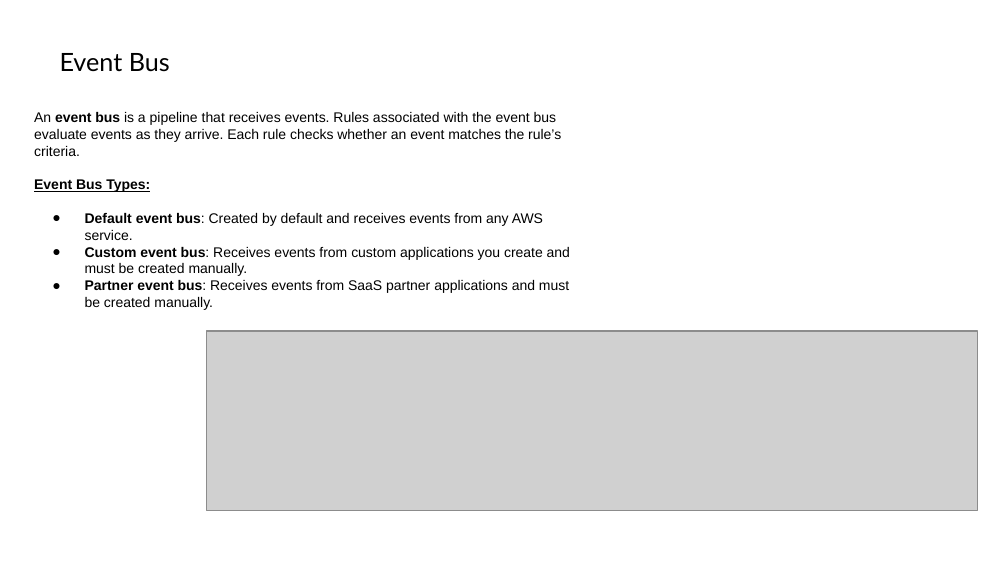
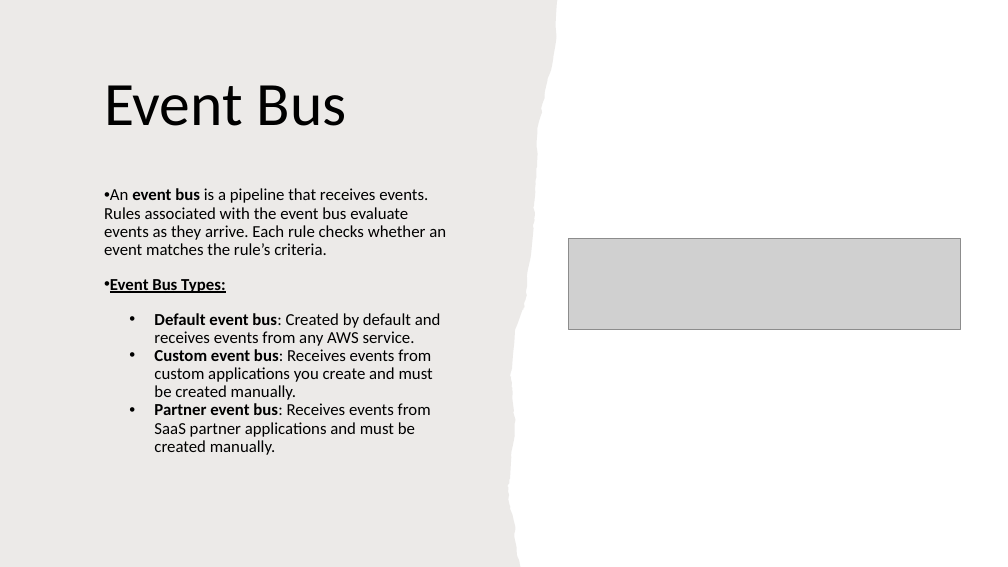
Before and after one commit to IlyaChakun/aws-iba-courses, a slide deck: slide 5 of lecture-materials/Managment&Governance/eventBridge/event-bridge.pptx. Drawn at 1008x567 pixels with LibreOffice and Linux fonts; fonts in the diff are those of the drawing; grey boxes stand for pictures. Boxes give left, top, right and bottom in pixels: in the first picture for what was removed or moved away, otherwise in the second. Text is boxed around its words. In the diff, an @@ line names an element or a change of style, - is before the commit and + after.

```diff
--- a/lecture-materials/Managment&Governance/eventBridge/event-bridge.pptx
+++ b/lecture-materials/Managment&Governance/eventBridge/event-bridge.pptx
@@ freeform shape added at bbox=[0, 0, 557, 566], fill #82766A at 15% opacity @@
@@ title "Event Bus": place and size @@
-title "Event Bus" at bbox=[60, 53, 170, 72]
+title "Event Bus" at bbox=[104, 85, 347, 126]
@@ title "Event Bus" at bbox=[104, 85, 347, 126]: size 18 to 44 pt, font Lato to Calibri @@
@@ text "An event bus is a ...": place and size @@
-text "An event bus is a ..." at bbox=[34, 112, 570, 310]
+text "An event bus is a ..." at bbox=[104, 188, 446, 455]
@@ text "An event bus is a ..." at bbox=[104, 188, 446, 455]: size 10 to 12 pt, font Arial to Calibri; bullet none to •; line spacing 1 to 0.9; bullet ● to • @@
@@ picture: place and size @@
-picture at bbox=[207, 331, 977, 510]
+picture at bbox=[569, 239, 961, 330]
```
Also in this commit, not shown: 10 other slides changed, 2 slides added, 1 other file.
